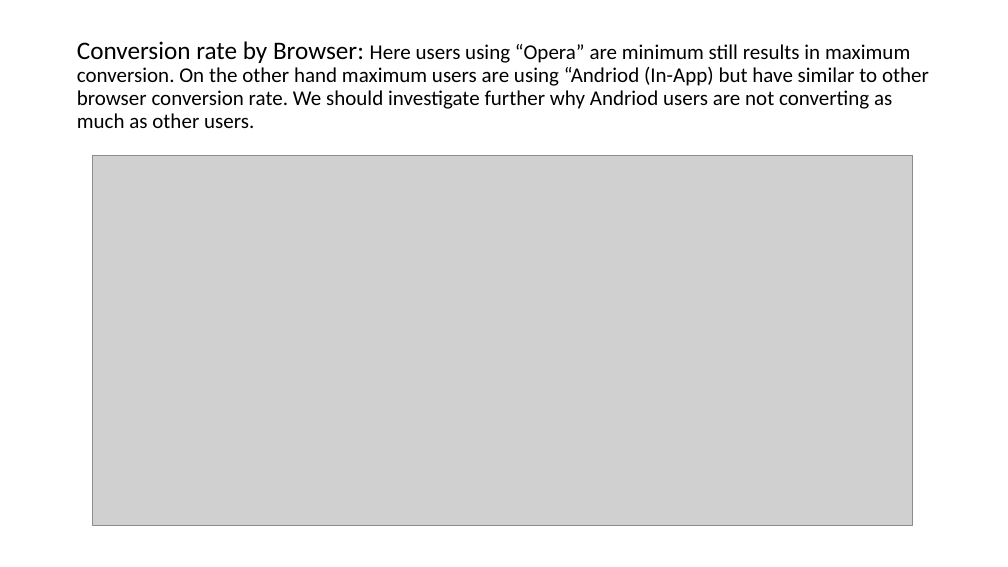
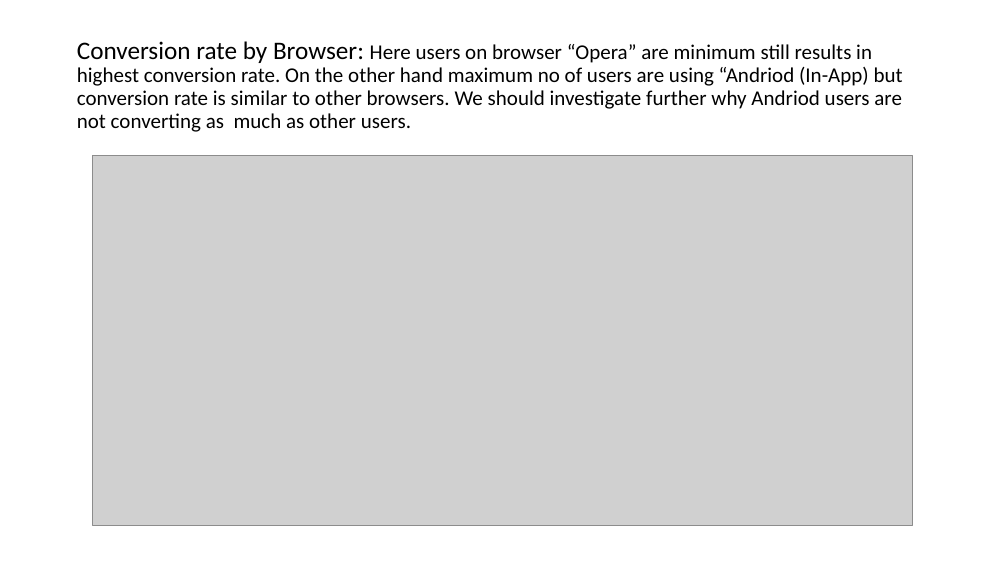
Before and after one commit to SyedNadir/freemium-ab-testing, a slide deck: slide 34 of documents/presentation/Final Presentation.pptx. Drawn at 1008x567 pixels with LibreOffice and Linux fonts; fonts in the diff are those of the drawing; grey boxes stand for pictures. Boxes give left, top, right and bottom in pixels: in the first picture for what was removed or moved away, otherwise in the second. Text is boxed around its words. In the diff, an @@ line names an element or a change of style, - is before the commit and + after.

Commit message:
updated presentation

```diff
--- a/documents/presentation/Final Presentation.pptx
+++ b/documents/presentation/Final Presentation.pptx
@@ title at (x1=77, y1=41, x2=903, y2=132): text changed @@
-Conversion rate by Browser: Here users using “Opera” are minimum still results in maximum conversion. On the other hand maximum users are using “Andriod (In-App) but have similar to other browser conversion rate. We should investigate further why Andriod users are not converting as much as other users.
+Conversion rate by Browser: Here users on browser “Opera” are minimum still results in highest conversion rate. On the other hand maximum no of users are using “Andriod (In-App) but conversion rate is similar to other browsers. We should investigate further why Andriod users are not converting as much as other users.
```
Also in this commit, not shown: 14 other slides changed.
